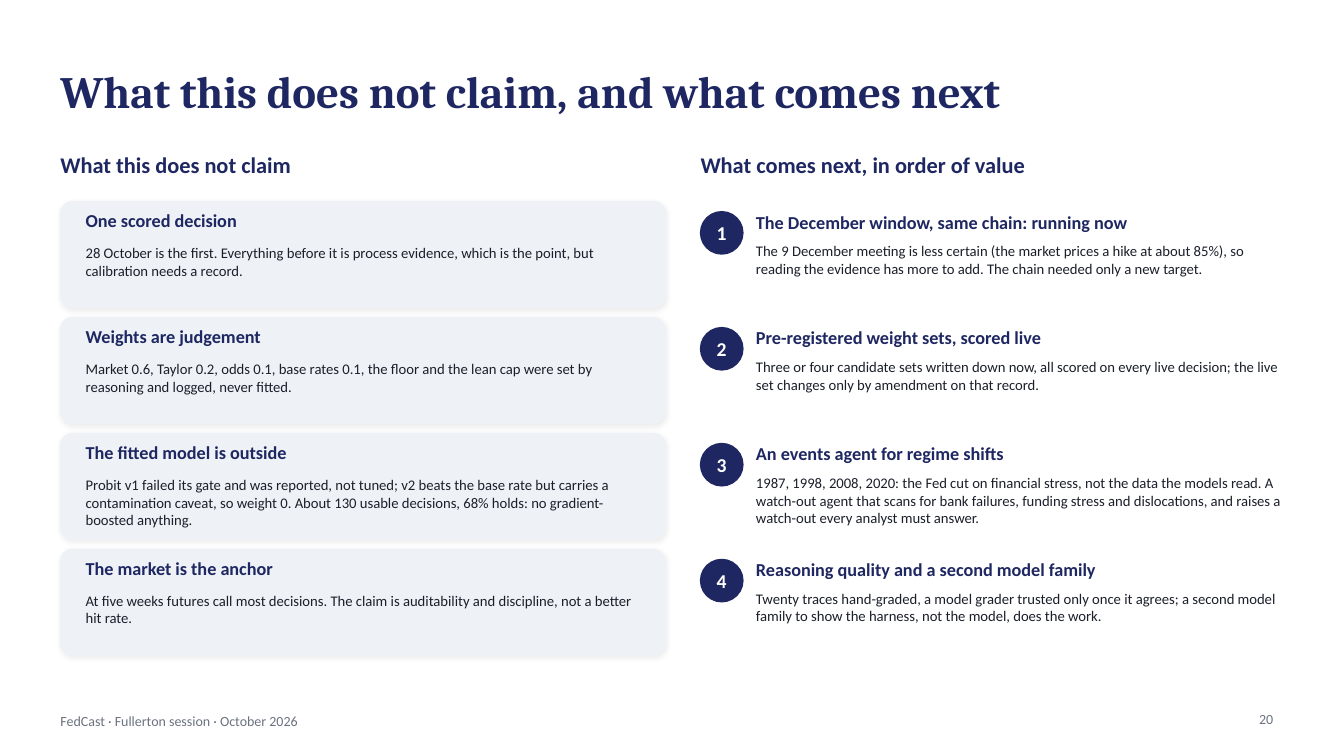
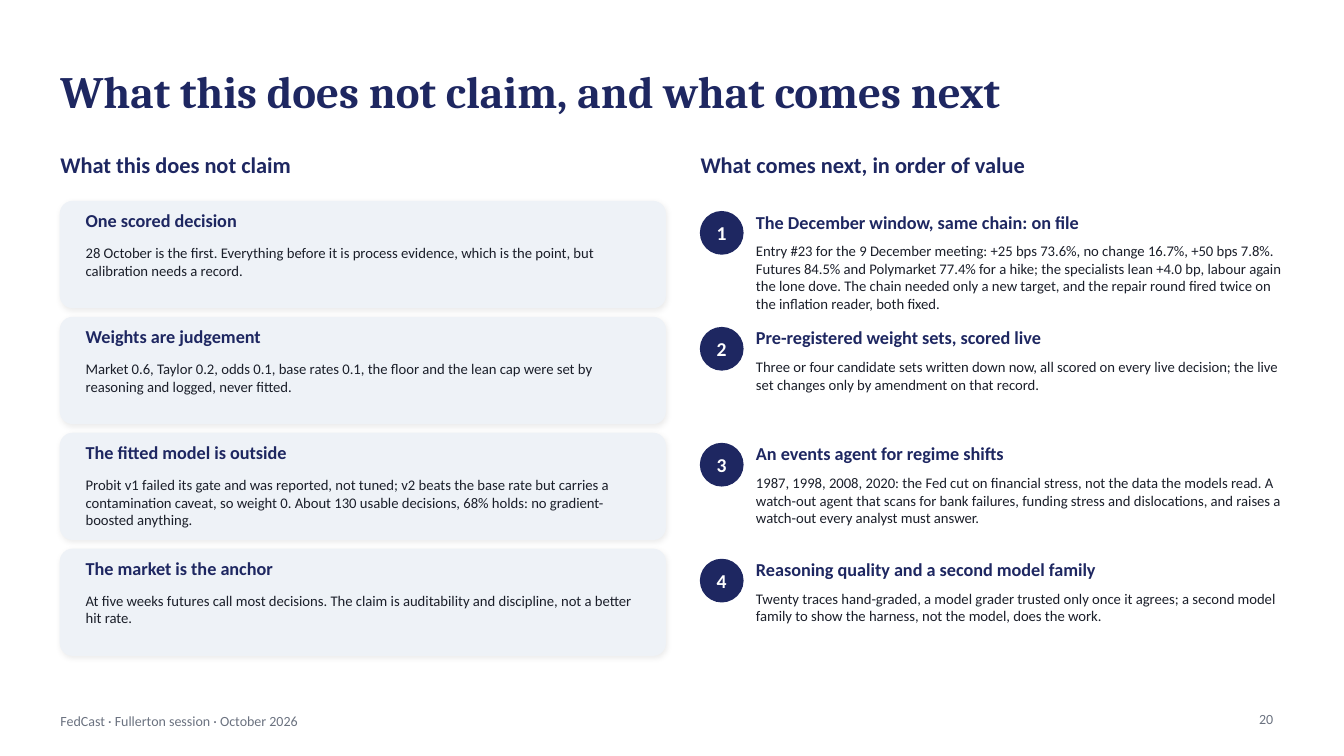
Before and after one commit to kmt112/fed-forecast, a slide deck: slide 20 of docs/FedCast_Fullerton.pptx. Drawn at 1344x756 pixels with LibreOffice and Linux fonts; fonts in the diff are those of the drawing. Boxes give left, top, right and bottom in pixels: in the first picture for what was removed or moved away, otherwise in the second. Text is boxed around its words. In the diff, an @@ line names an element or a change of style, - is before the commit and + after.

```diff
--- a/docs/FedCast_Fullerton.pptx
+++ b/docs/FedCast_Fullerton.pptx
@@ text at box(756, 216, 1079, 232): text changed @@
-The December window, same chain: running now
+The December window, same chain: on file
@@ text at box(756, 245, 1281, 311): text changed @@
-The 9 December meeting is less certain (the market prices a hike at about 85%), so reading the evidence has more to add. The chain needed only a new target.
+Entry #23 for the 9 December meeting: +25 bps 73.6%, no change 16.7%, +50 bps 7.8%. Futures 84.5% and Polymarket 77.4% for a hike; the specialists lean +4.0 bp, labour again the lone dove. The chain needed only a new target, and the repair round fired twice on the inflation reader, both fixed.
```
Also in this commit, not shown: 4 other slides changed, 2 other files.
